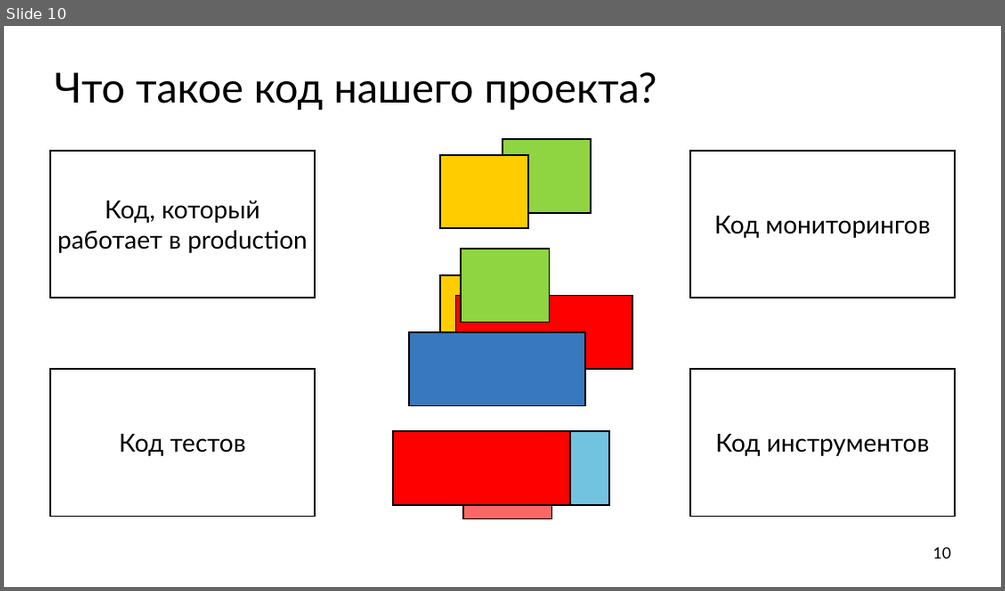
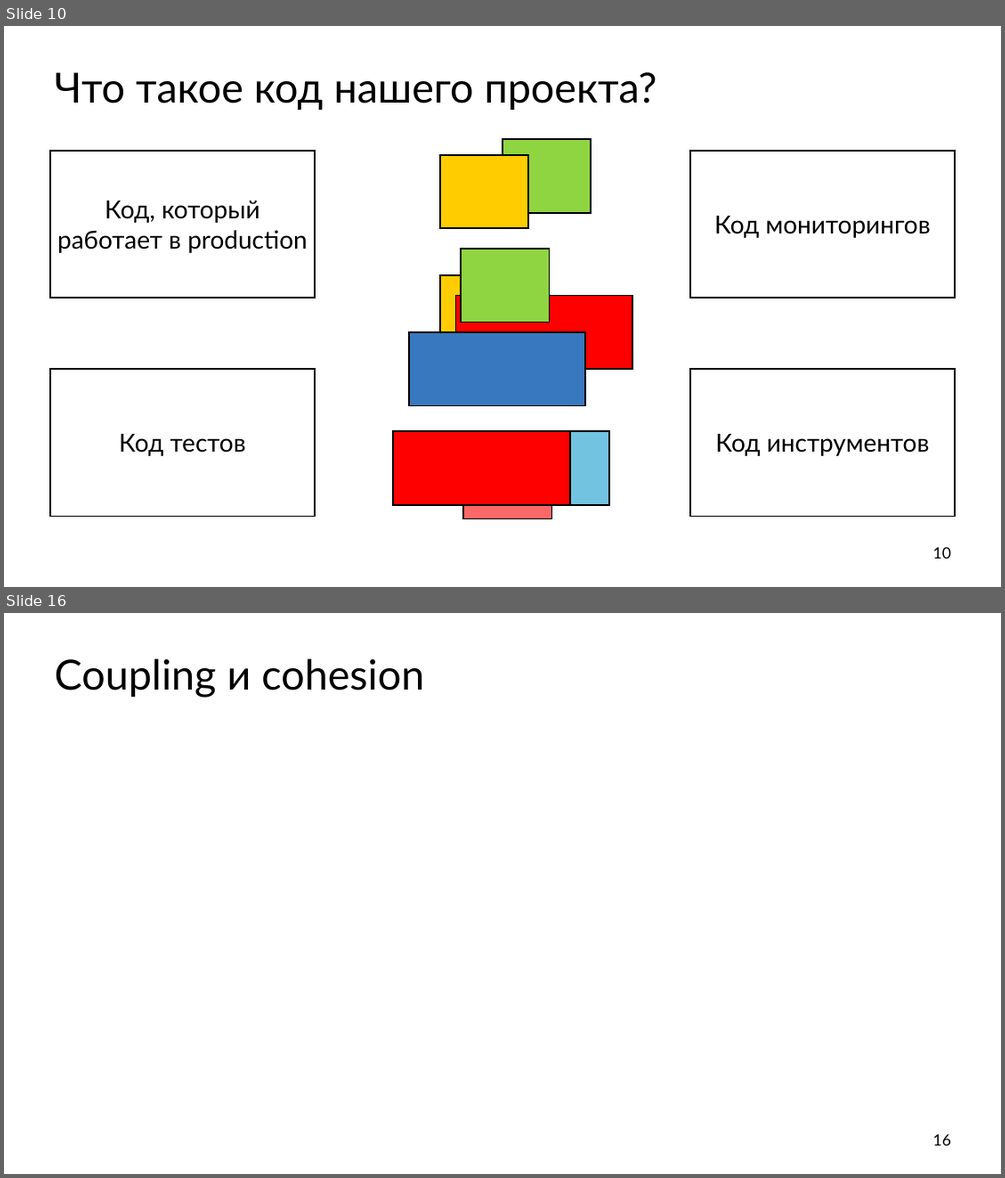
Before and after one commit to ishfb/cpprus17, a slide deck: slides.pptx. Shown one above the other, each under a label of ours: slide 10 before the commit, slides 10 and 16 after it; the slides between them are not shown. The pictures are 1005x591 and 1005x1178 pixels, drawn with LibreOffice and Linux fonts; fonts in the diff are those of the drawing. Boxes give left, top, right and bottom in pixels: in the first picture for what was removed or moved away, otherwise in the second. Text is boxed around its words. In the diff, an @@ line names an element or a change of style, - is before the commit and + after.

```diff
--- a/slides.pptx
+++ b/slides.pptx
@@ slide 16 added at [4,613,1001,1174], background #FFFFFF @@
@@ title added at [55,658,424,698], 80 pt, text #000000 @@
+Coupling и cohesion
@@ page number added at [933,1134,951,1145], 30 pt, text #000000 @@
+16
```
Also in this commit, not shown: 8 other slides added.
